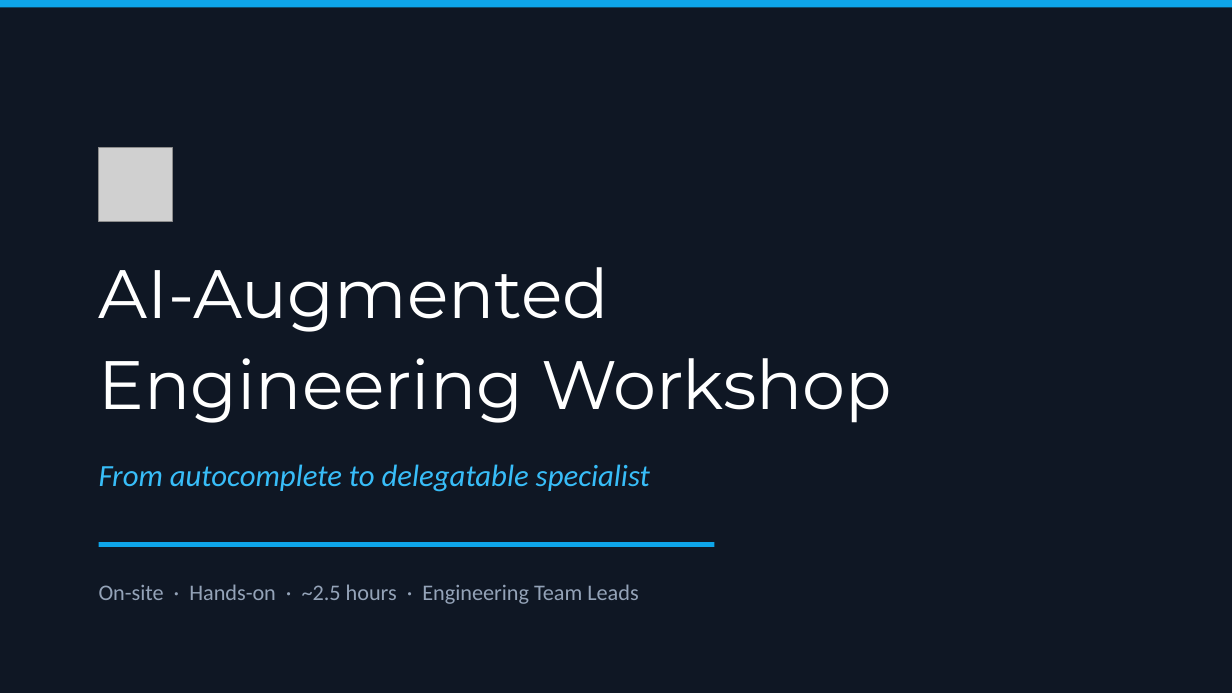
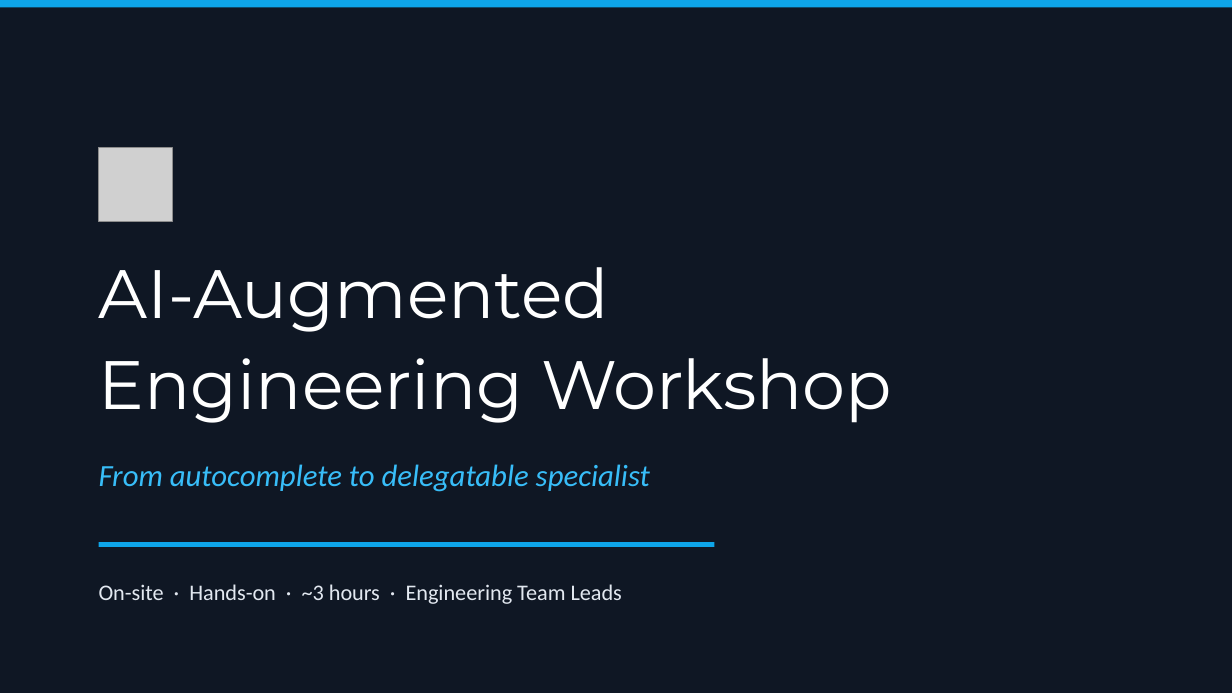
Before and after one commit to bubuding0809/copilot-cli-for-beginners, a slide deck: slide 1 of WORKSHOP-PRESENTATION.pptx. Drawn at 1232x693 pixels with LibreOffice and Linux fonts; fonts in the diff are those of the drawing; grey boxes stand for pictures. Boxes give left, top, right and bottom in pixels: in the first picture for what was removed or moved away, otherwise in the second. Text is boxed around its words. In the diff, an @@ line names an element or a change of style, - is before the commit and + after.

```diff
--- a/WORKSHOP-PRESENTATION.pptx
+++ b/WORKSHOP-PRESENTATION.pptx
@@ text at [99, 584, 622, 604]: text changed; text colour #94A3B8 to #E2E8F0 @@
-On-site · Hands-on · ~2.5 hours · Engineering Team Leads
+On-site · Hands-on · ~3 hours · Engineering Team Leads
```
Also in this commit, not shown: 9 other slides changed, 11 slides added, 5 slides removed, 1 other file.
